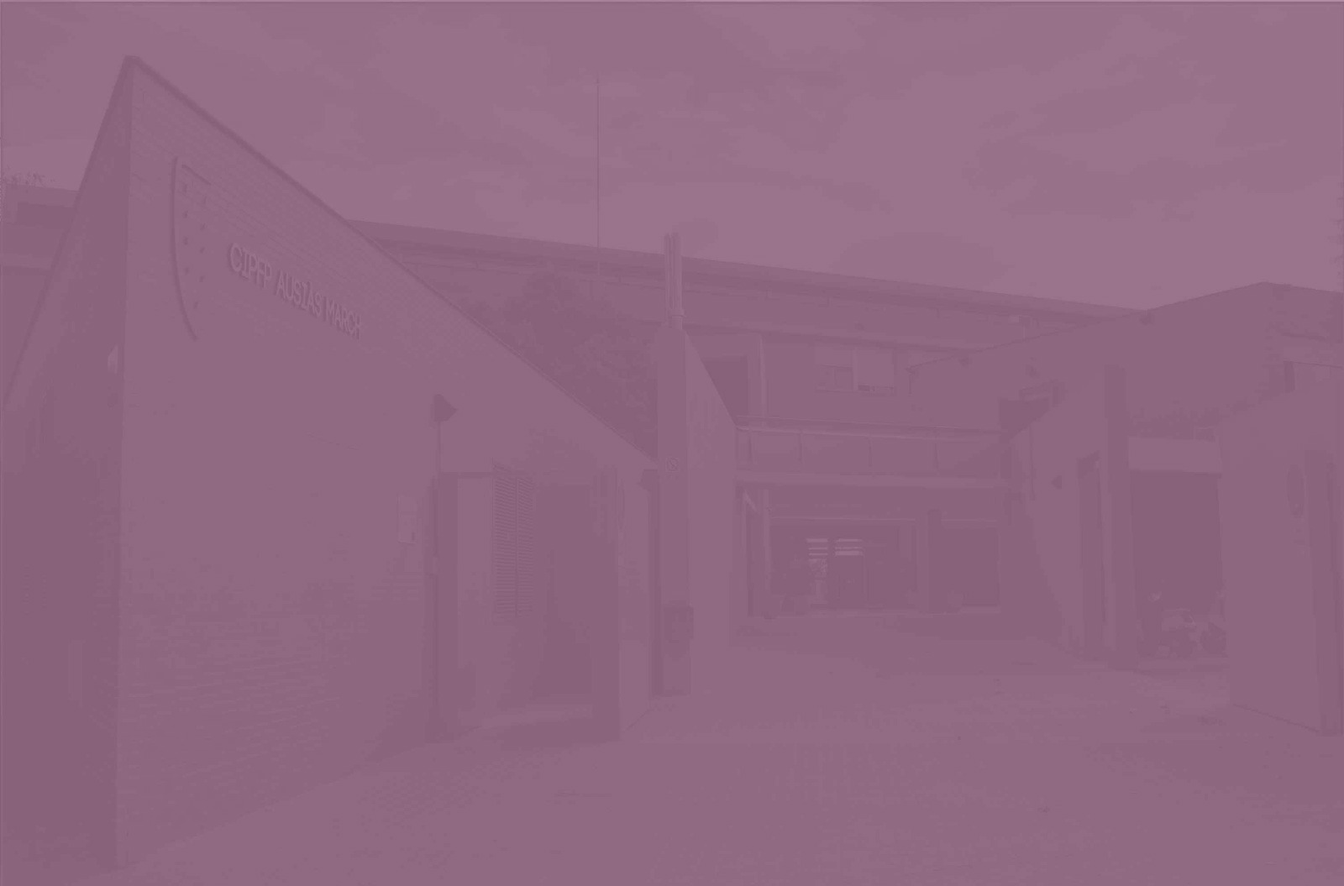
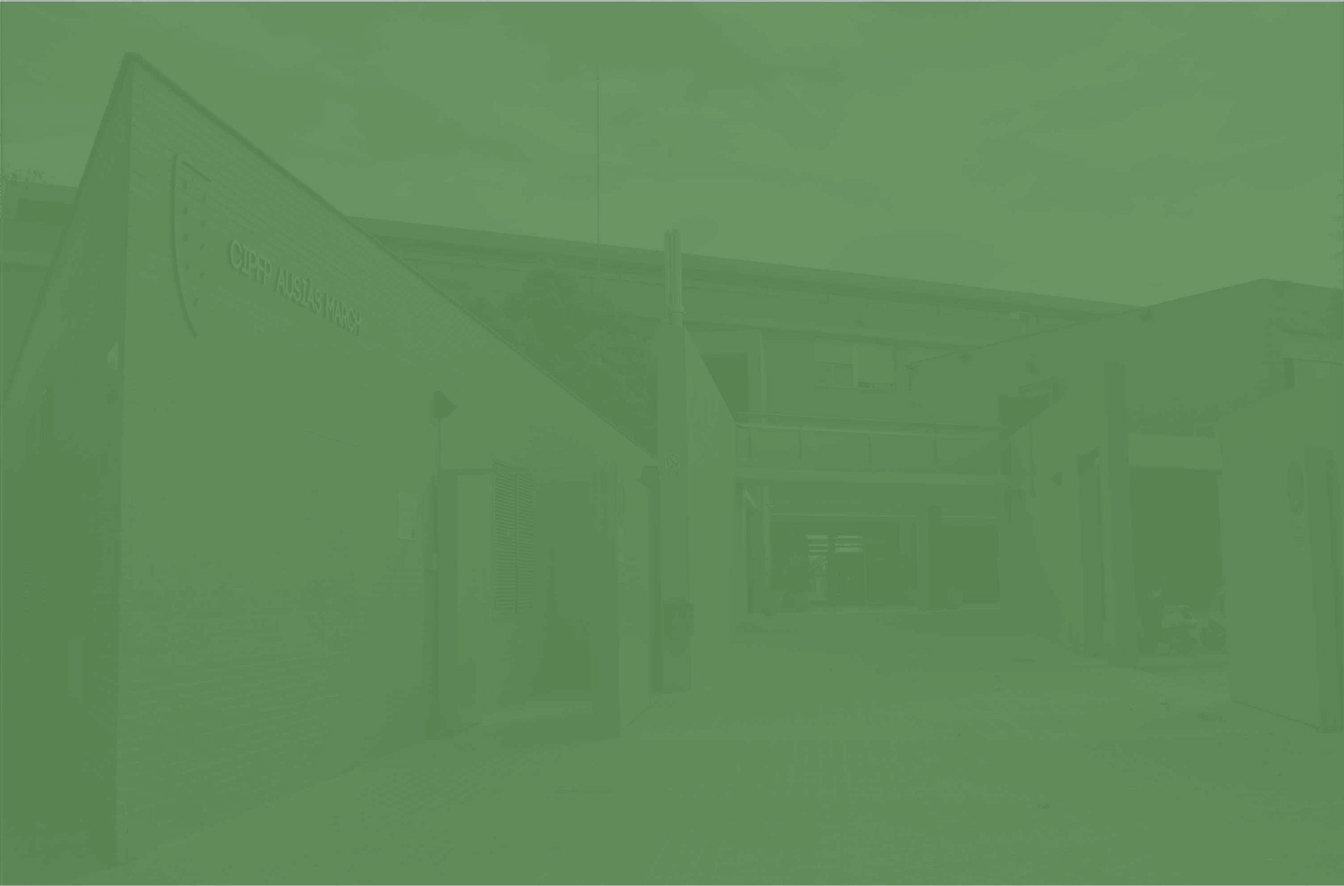
Comparing the layer stacks of the two 1344x886 images. Changes:
removed layer "Fondo" over left=0, top=0, right=1344, bottom=886
added layer "Capa nueva" (50%) above "fondo-entrada-gris.jpg" over left=0, top=1, right=1344, bottom=886
added layer "fondo-entrada-gris.jpg" over left=0, top=0, right=1344, bottom=886
